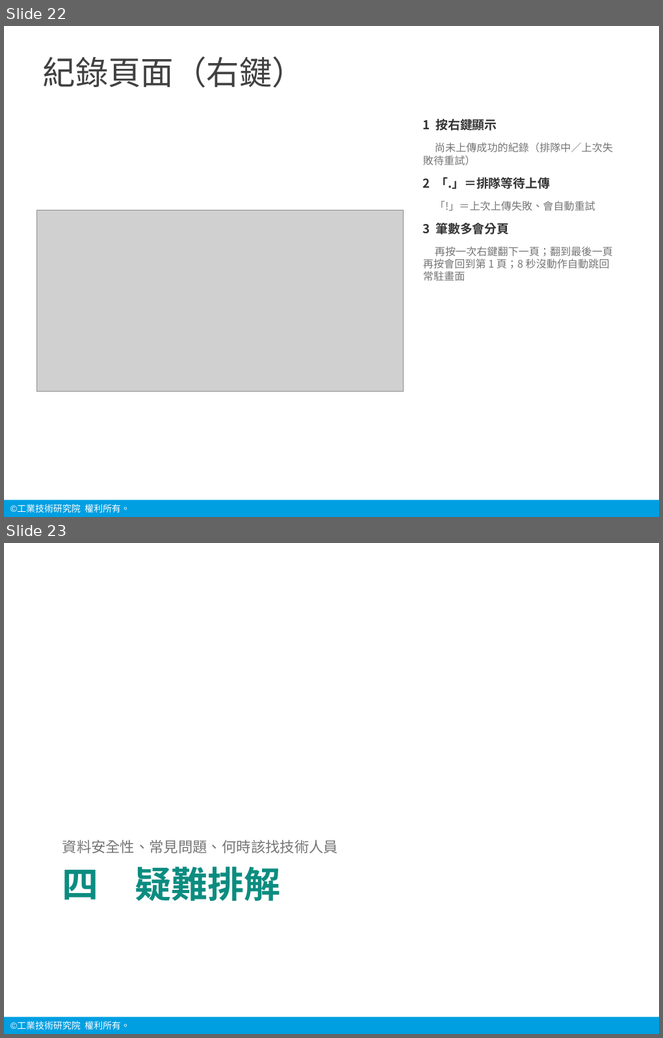
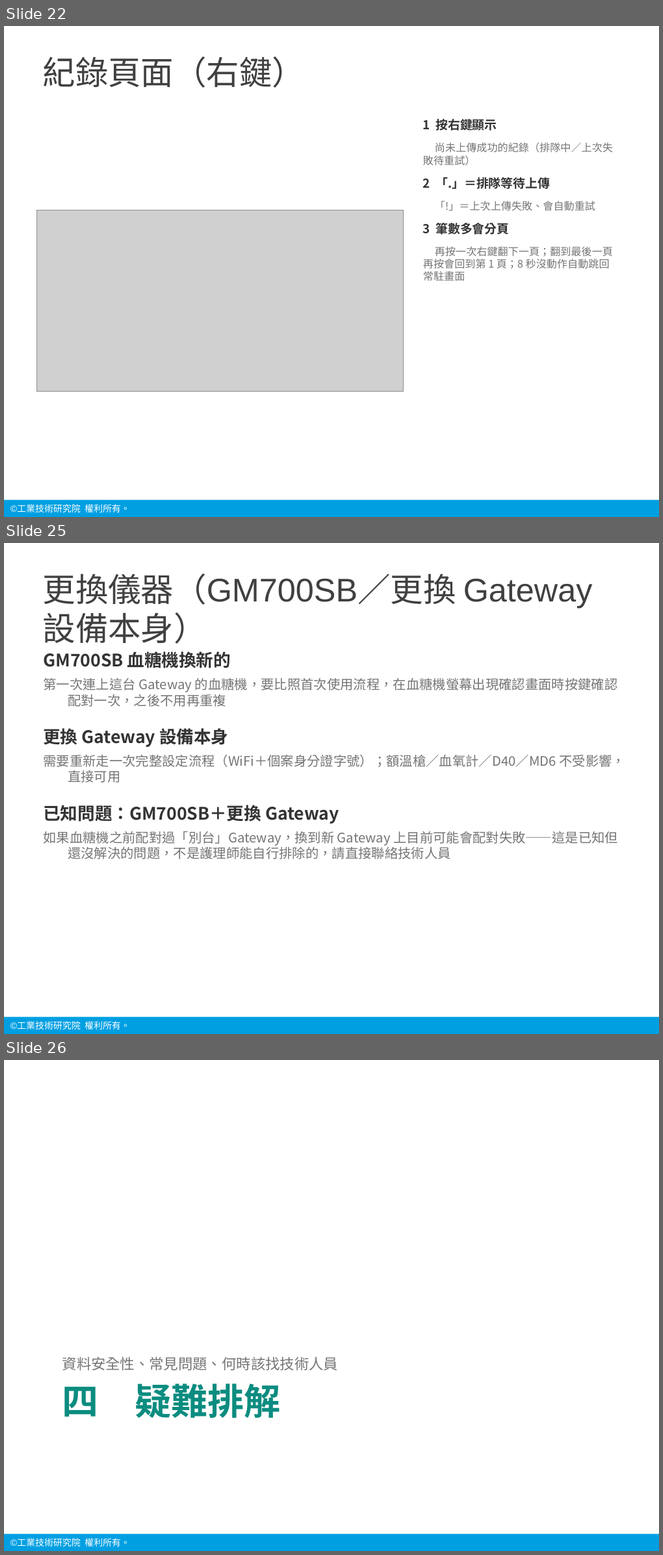
Before and after one commit to chanwunkong/pico-vitals-gateway, a slide deck: 說明/生理訊號中繼裝置_操作說明_20260908.pptx. Shown one above the other, each under a label of ours: slides 22 and 23 before the commit, slides 22, 25 and 26 after it; the slides between them are not shown. The pictures are 663x1038 and 663x1555 pixels, drawn with LibreOffice and Linux fonts; fonts in the diff are those of the drawing; grey boxes stand for pictures; background and template pictures are left out. Boxes give left, top, right and bottom in pixels: in the first picture for what was removed or moved away, otherwise in the second. Text is boxed around its words. In the diff, an @@ line names an element or a change of style, - is before the commit and + after.

```diff
--- a/說明/生理訊號中繼裝置_操作說明_20260908.pptx
+++ b/說明/生理訊號中繼裝置_操作說明_20260908.pptx
@@ slide 25 added at bbox=[4, 543, 659, 1034], background #FFFFFF; not listed: 2 template elements that a slide beside it also shows @@
@@ title added at bbox=[43, 574, 593, 644], 36 pt, text #404040 @@
+更換儀器（GM700SB／更換 Gateway 設備本身）
@@ text added at bbox=[43, 652, 625, 860], 14.5 pt, text #757575 @@
+GM700SB 血糖機換新的
+第一次連上這台 Gateway 的血糖機，要比照首次使用流程，在血糖機螢幕出現確認畫面時按鍵確認配對一次，之後不用再重複
+更換 Gateway 設備本身
+需要重新走一次完整設定流程（WiFi＋個案身分證字號）；額溫槍／血氧計／D40／MD6 不受影響，直接可用
+已知問題：GM700SB＋更換 Gateway
+如果血糖機之前配對過「別台」Gateway，換到新 Gateway 上目前可能會配對失敗——這是已知但還沒解決的問題，不是護理師能自行排除的，請直接聯絡技術人員
@@ what was slide 23 is now slide 26 @@
```
Also in this commit, not shown: 5 slides changed, 2 other slides added, 8 other files.
